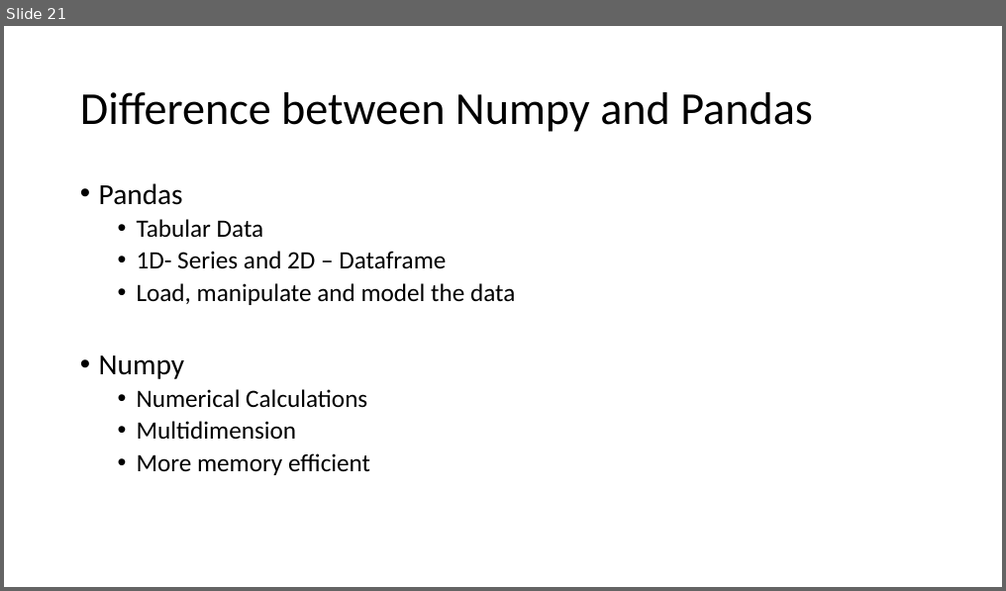
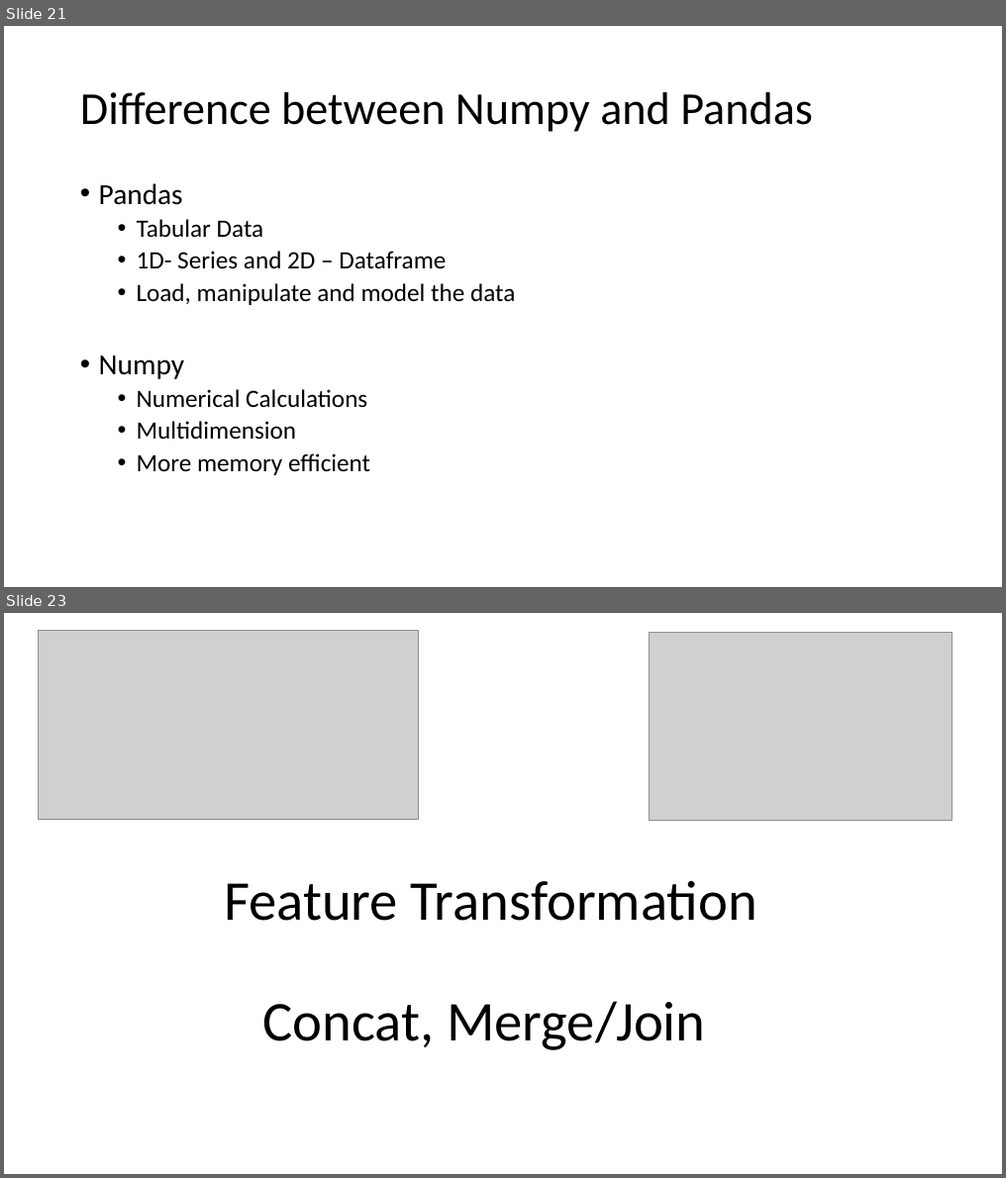
Before and after one commit to edyoda/DS290922A, a slide deck: EDYODA_DW/slides/Class1.pptx. Shown one above the other, each under a label of ours: slide 21 before the commit, slides 21 and 23 after it; the slides between them are not shown. The pictures are 1006x591 and 1006x1178 pixels, drawn with LibreOffice and Linux fonts; fonts in the diff are those of the drawing; grey boxes stand for pictures. Boxes give left, top, right and bottom in pixels: in the first picture for what was removed or moved away, otherwise in the second. Text is boxed around its words. In the diff, an @@ line names an element or a change of style, - is before the commit and + after.

```diff
--- a/EDYODA_DW/slides/Class1.pptx
+++ b/EDYODA_DW/slides/Class1.pptx
@@ slide 23 added at (4, 613, 1002, 1174), background #FFFFFF @@
@@ picture added at (38, 631, 418, 820) @@
@@ picture added at (648, 632, 951, 820) @@
@@ title added at (224, 881, 757, 1051), 54 pt, text #000000 @@
+Feature Transformation
+Concat, Merge/Join
```
Also in this commit, not shown: 10 other slides added, 3 other files.
